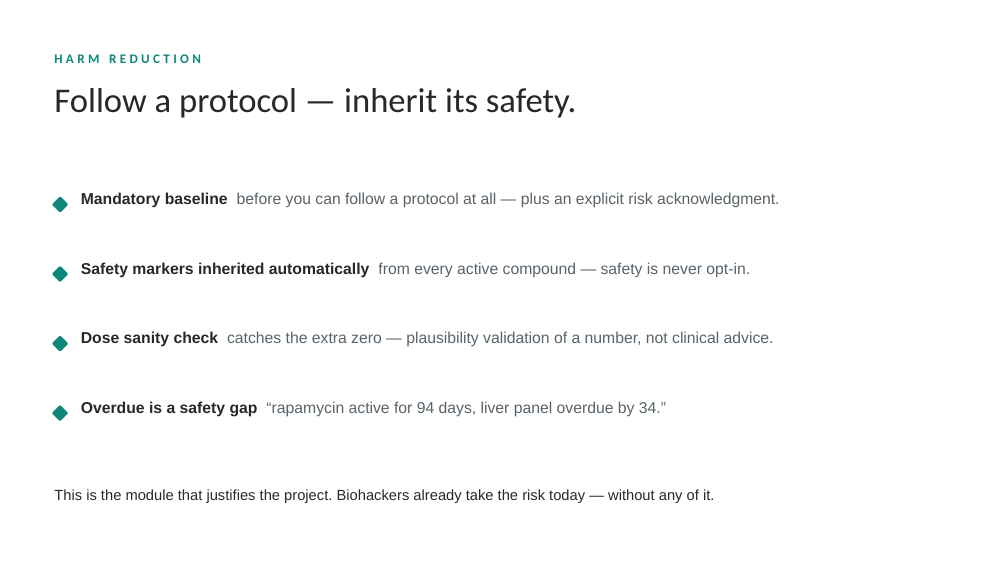
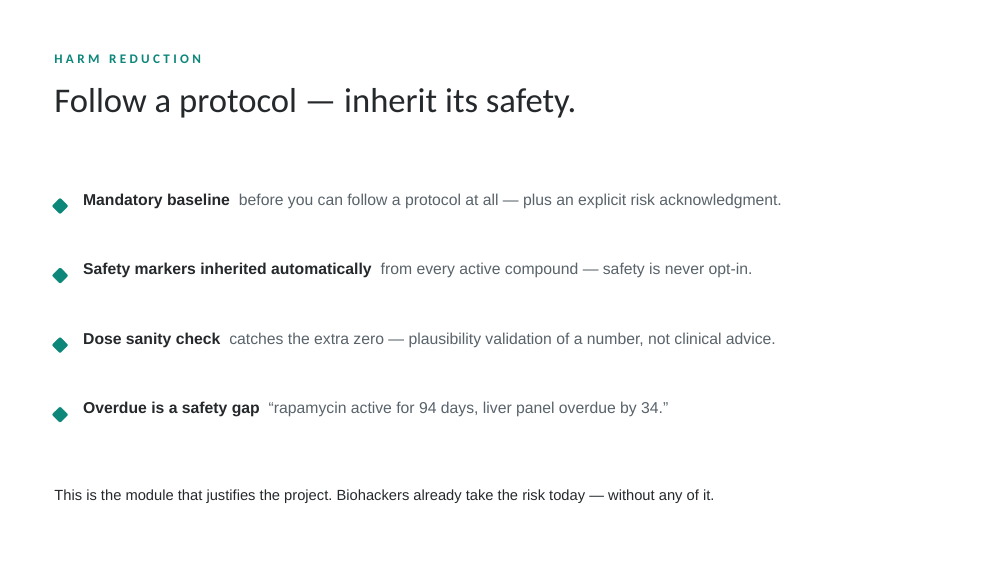
Before and after one commit to hackingbiology/biohackit, a slide deck: slide 9 of docs/presentation/biohackit-deck.pptx (slide 10 before the commit). Drawn at 1008x567 pixels with LibreOffice and Linux fonts; fonts in the diff are those of the drawing. Boxes give left, top, right and bottom in pixels: in the first picture for what was removed or moved away, otherwise in the second. Text is boxed around its words. In the diff, an @@ line names an element or a change of style, - is before the commit and + after.

```diff
--- a/docs/presentation/biohackit-deck.pptx
+++ b/docs/presentation/biohackit-deck.pptx
@@ line spacing 1 to 1.1 in 4 elements at (83,193,781,209), (83,332,776,348), (83,401,668,417), (83,262,753,278) @@
```
Also in this commit, not shown: 7 other slides changed, 6 slides added, 5 slides removed, 1 other file.
